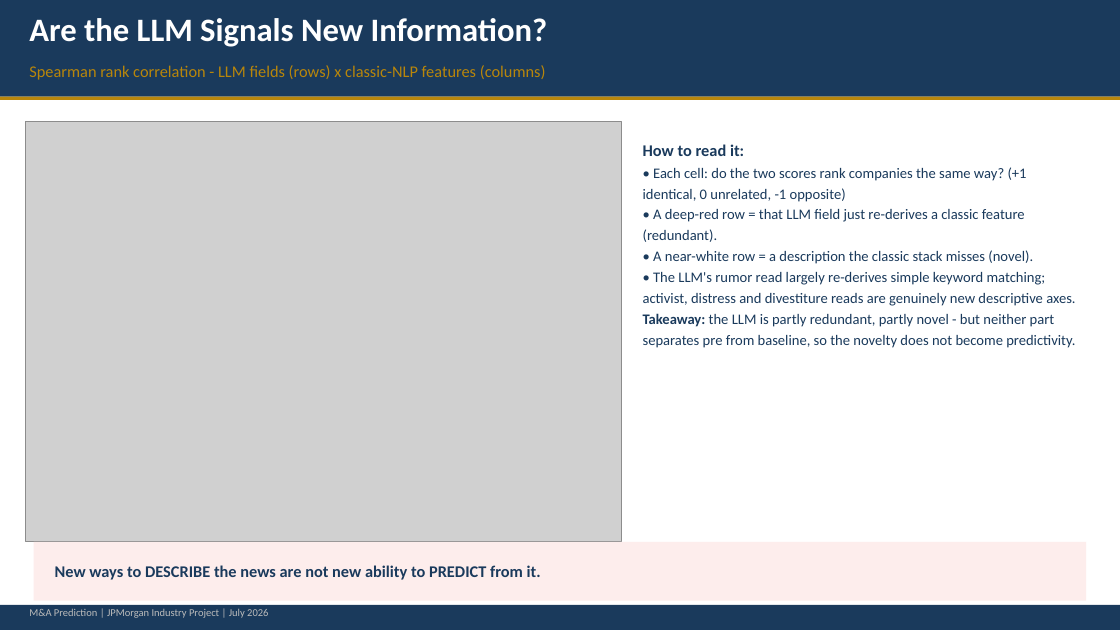
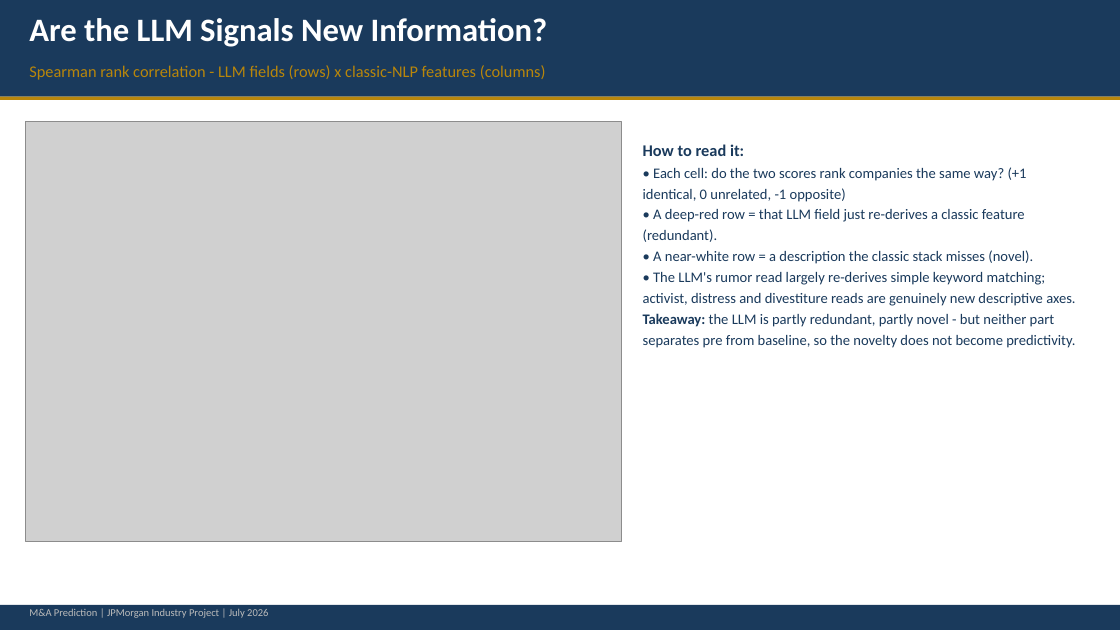
Before and after one commit to cindyfu0312/ucb-jpm-MA-prediction, a slide deck: slide 9 of reports/week7_ma_prediction_nlp_vs_llm_presentation.pptx (slide 7 before the commit). Drawn at 1120x630 pixels with LibreOffice and Linux fonts; fonts in the diff are those of the drawing; grey boxes stand for pictures. Boxes give left, top, right and bottom in pixels: in the first picture for what was removed or moved away, otherwise in the second. Text is boxed around its words. In the diff, an @@ line names an element or a change of style, - is before the commit and + after.

```diff
--- a/reports/week7_ma_prediction_nlp_vs_llm_presentation.pptx
+++ b/reports/week7_ma_prediction_nlp_vs_llm_presentation.pptx
@@ rectangle removed at [34, 542, 1086, 601] @@
@@ text removed at [55, 565, 541, 580] @@
-New ways to DESCRIBE the news are not new ability to PREDICT from it.
```
Also in this commit, not shown: 7 other slides changed, 3 slides added, 2 other files.
